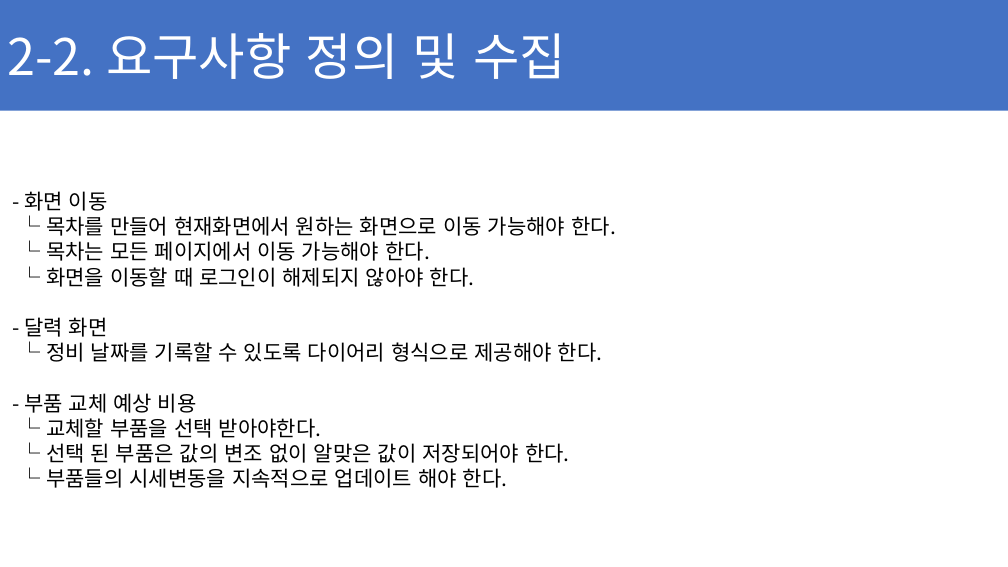
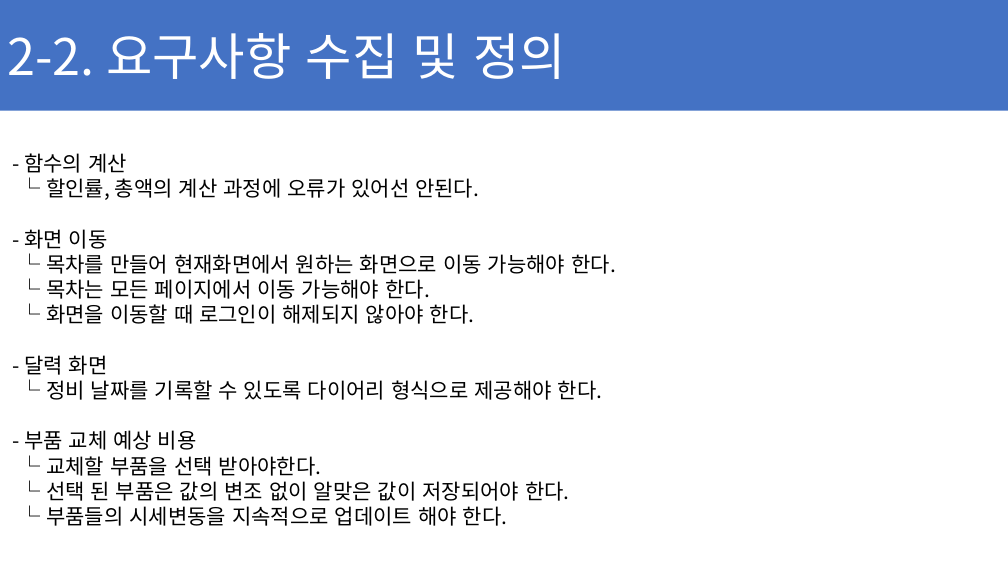
Before and after one commit to ChaeSung-Lee/DJ_InternShip, a slide deck: slide 19 of 2021_Summer/jp.hong/Project_BnC_jph.pptx (slide 17 before the commit). Drawn at 1008x567 pixels with LibreOffice and Linux fonts; fonts in the diff are those of the drawing. Boxes give left, top, right and bottom in pixels: in the first picture for what was removed or moved away, otherwise in the second. Text is boxed around its words. In the diff, an @@ line names an element or a change of style, - is before the commit and + after.

```diff
--- a/2021_Summer/jp.hong/Project_BnC_jph.pptx
+++ b/2021_Summer/jp.hong/Project_BnC_jph.pptx
@@ text in rectangle at (x1=7, y1=33, x2=566, y2=79): text changed @@
-2-2. 요구사항 정의 및 수집
+2-2. 요구사항 수집 및 정의
@@ text at (x1=24, y1=153, x2=479, y2=200): paragraphs added @@
+- 함수의 계산
+└ 할인률, 총액의 계산 과정에 오류가 있어선 안된다.
```
Also in this commit, not shown: 11 other slides changed, 3 slides added, 1 slide removed.
